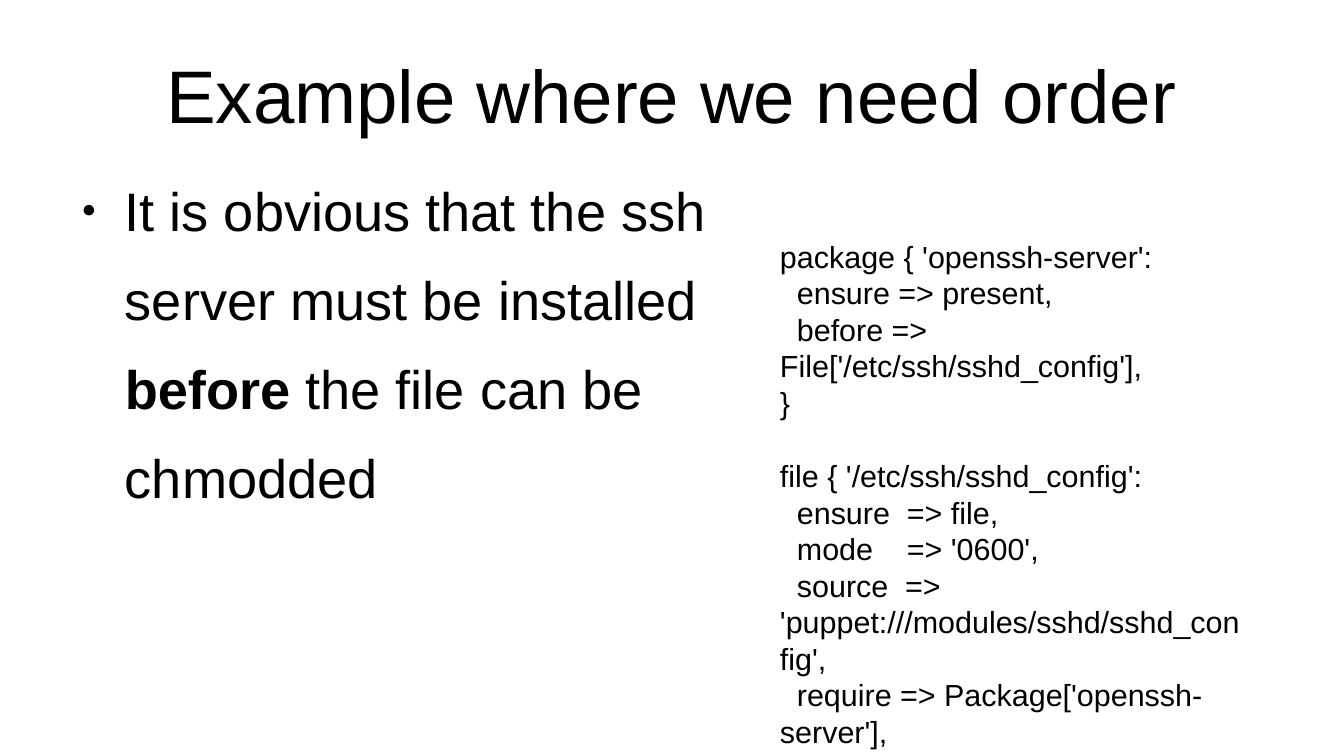
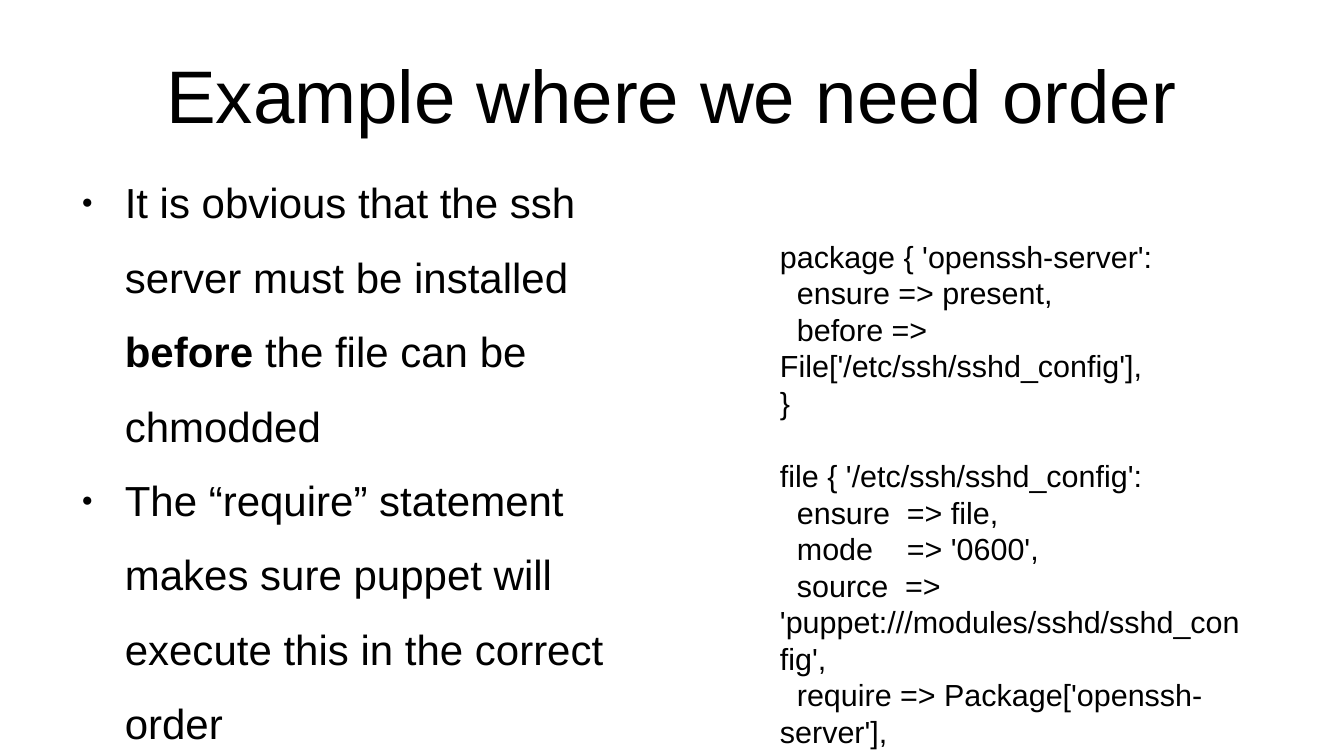
Before and after one commit to veltzer/teaching-puppet, a slide deck: slide 29 of slides.odp. Drawn at 1344x756 pixels with LibreOffice and Linux fonts; fonts in the diff are those of the drawing. Boxes give left, top, right and bottom in pixels: in the first picture for what was removed or moved away, otherwise in the second. Text is boxed around its words. In the diff, an @@ line names an element or a change of style, - is before the commit and + after.

```diff
--- a/slides.odp
+++ b/slides.odp
@@ text at bbox=[125, 187, 575, 443]: size 32 to 24.8 pt in "It is obvious that the ssh", "server must be installed", "before the file can be", "chmodded" @@
@@ text at bbox=[125, 485, 603, 740]: paragraphs added @@
+● The “require” statement
+makes sure puppet will
+execute this in the correct
+order
```
Also in this commit, not shown: 12 slides added, 1 slide removed, 4 other files.
